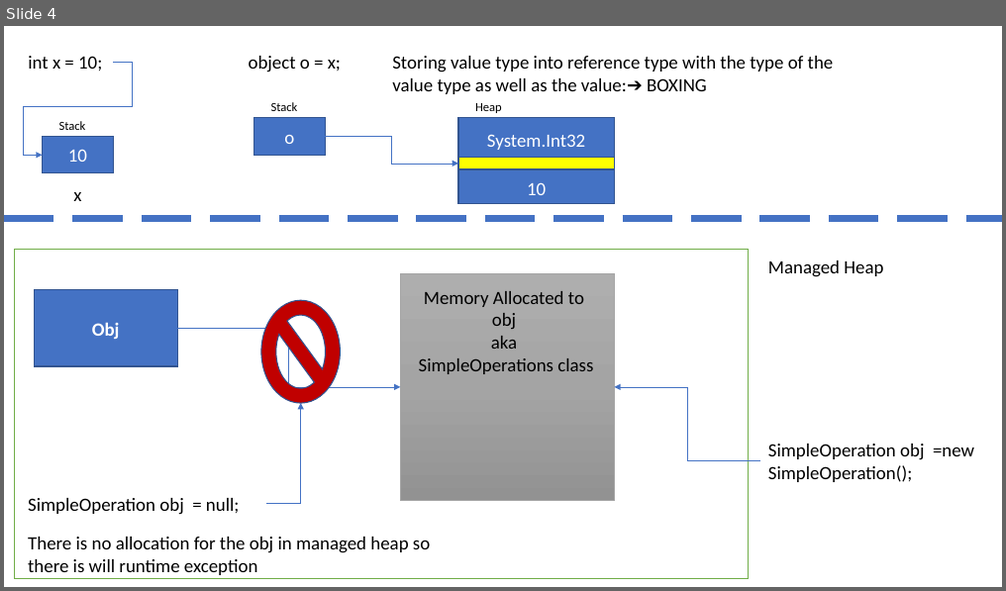
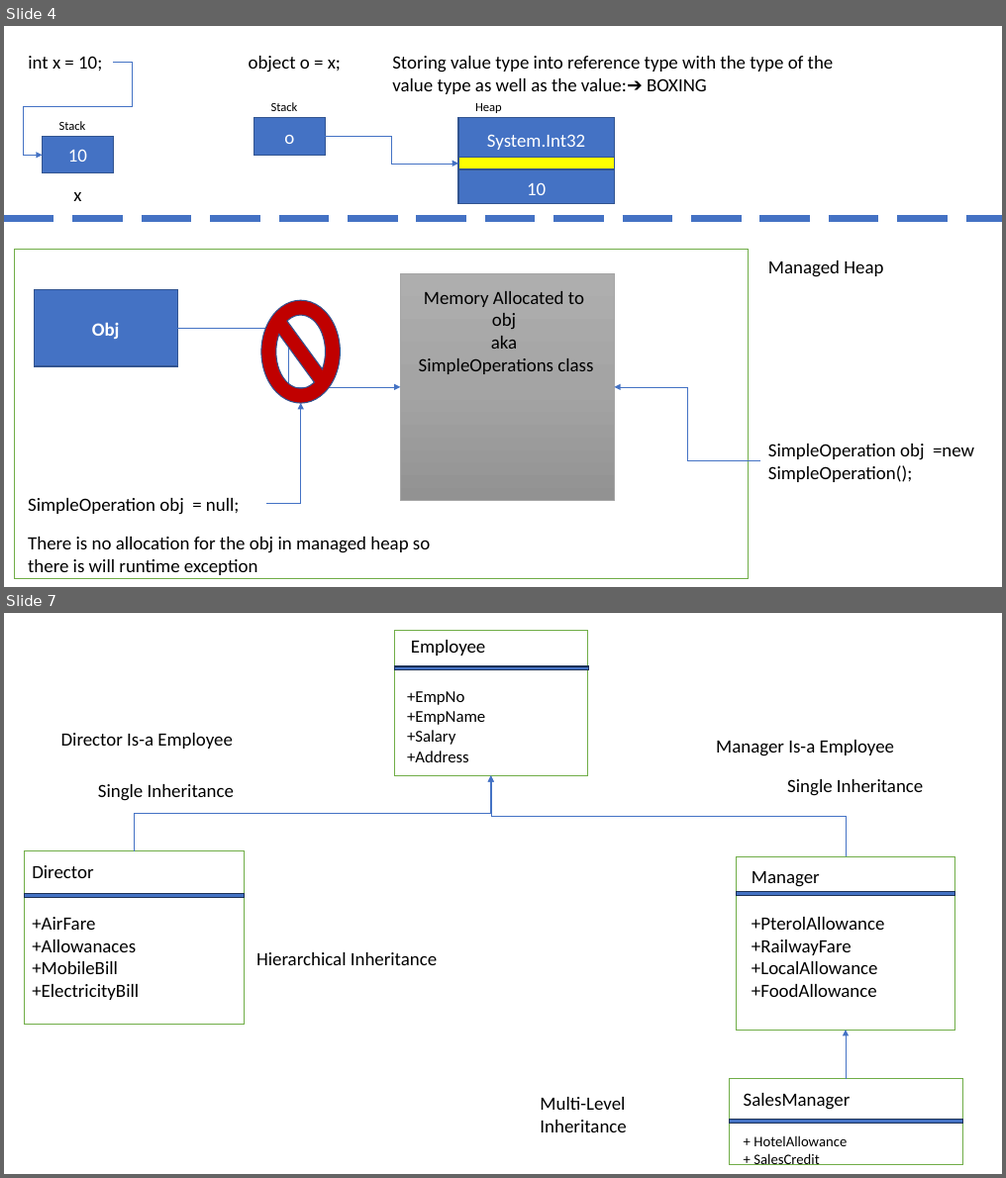
Before and after one commit to maheshsabnis/NetAppsNice, a slide deck: ppts.pptx. Shown one above the other, each under a label of ours: slide 4 before the commit, slides 4 and 7 after it; the slides between them are not shown. The pictures are 1006x591 and 1006x1178 pixels, drawn with LibreOffice and Linux fonts; fonts in the diff are those of the drawing. Boxes give left, top, right and bottom in pixels: in the first picture for what was removed or moved away, otherwise in the second. Text is boxed around its words. In the diff, an @@ line names an element or a change of style, - is before the commit and + after.

```diff
--- a/ppts.pptx
+++ b/ppts.pptx
@@ slide 7 added at box(4, 613, 1002, 1174), background #FFFFFF @@
@@ rectangle added at box(394, 630, 587, 775), fill #FFFFFF, outline #70AD47 1 pt @@
@@ text added at box(411, 640, 486, 656), 18 pt, text #000000 @@
+Employee
@@ rectangle added at box(394, 666, 588, 669), fill #4472C4, outline #1E3256 1 pt @@
@@ text added at box(407, 691, 485, 762), 16 pt, text #000000 @@
++EmpNo
++EmpName
++Salary
++Address
@@ text added at box(61, 733, 233, 749), 18 pt, text #000000 @@
+Director Is-a Employee
@@ text added at box(716, 740, 895, 757), 18 pt, text #000000 @@
+Manager Is-a Employee
@@ text added at box(98, 784, 234, 801), 18 pt, text #000000 @@
+Single Inheritance
@@ elbow arrow added from (135, 851) to (491, 775), #4472C4 0.5 pt @@
@@ elbow arrow added from (846, 858) to (491, 775), #4472C4 0.5 pt @@
@@ text added at box(787, 779, 923, 796), 18 pt, text #000000 @@
+Single Inheritance
@@ rectangle added at box(25, 851, 245, 1025), fill #FFFFFF, outline #70AD47 1 pt @@
@@ text added at box(32, 865, 93, 878), 18 pt, text #000000 @@
+Director
@@ rectangle added at box(737, 858, 955, 1031), fill #FFFFFF, outline #70AD47 1 pt @@
@@ text added at box(751, 871, 820, 887), 18 pt, text #000000 @@
+Manager
@@ rectangle added at box(25, 894, 245, 897), fill #4472C4, outline #1E3256 1 pt @@
@@ rectangle added at box(737, 892, 955, 896), fill #4472C4, outline #1E3256 1 pt @@
@@ text added at box(32, 917, 139, 1000), 18 pt, text #000000 @@
++AirFare
++Allowanaces
++MobileBill
++ElectricityBill
@@ text added at box(751, 917, 884, 997), 18 pt, text #000000 @@
++PterolAllowance
++RailwayFare
++LocalAllowance
++FoodAllowance
@@ text added at box(256, 953, 437, 965), 18 pt, text #000000 @@
+Hierarchical Inheritance
@@ elbow arrow added from (846, 1078) to (846, 1030), #4472C4 0.5 pt @@
@@ rectangle added at box(730, 1078, 963, 1164), fill #FFFFFF, outline #70AD47 1 pt @@
@@ text added at box(540, 1097, 626, 1133), 18 pt, text #000000 @@
+Multi-Level Inheritance
@@ text added at box(744, 1093, 850, 1110), 18 pt, text #000000 @@
+SalesManager
@@ rectangle added at box(730, 1120, 963, 1124), fill #4472C4, outline #1E3256 1 pt @@
@@ text added at box(753, 1136, 846, 1165), 14 pt, text #000000 @@
++ HotelAllowance
++ SalesCredit
```
Also in this commit, not shown: 5 other slides added, 24 other files.
